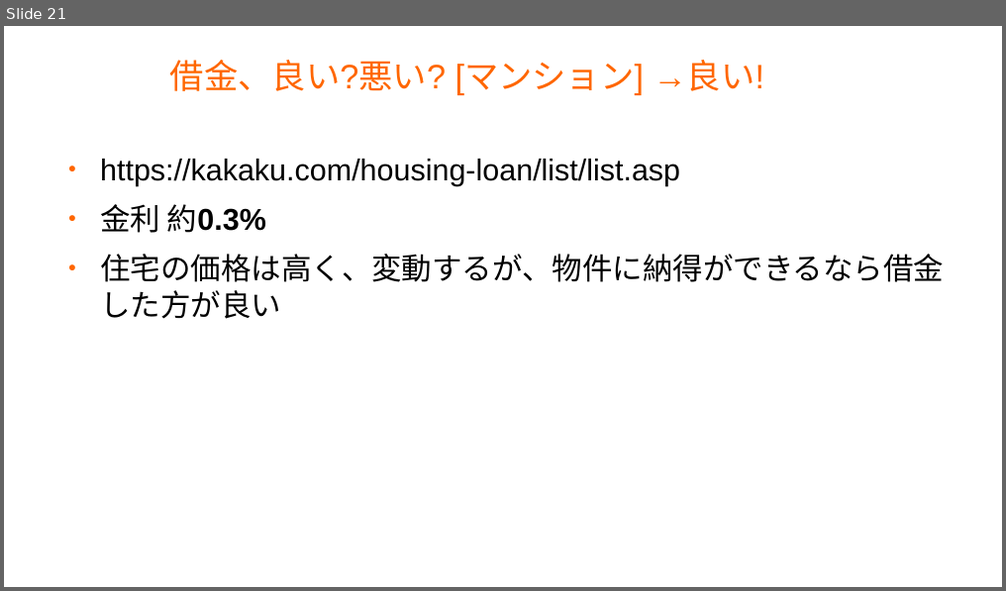
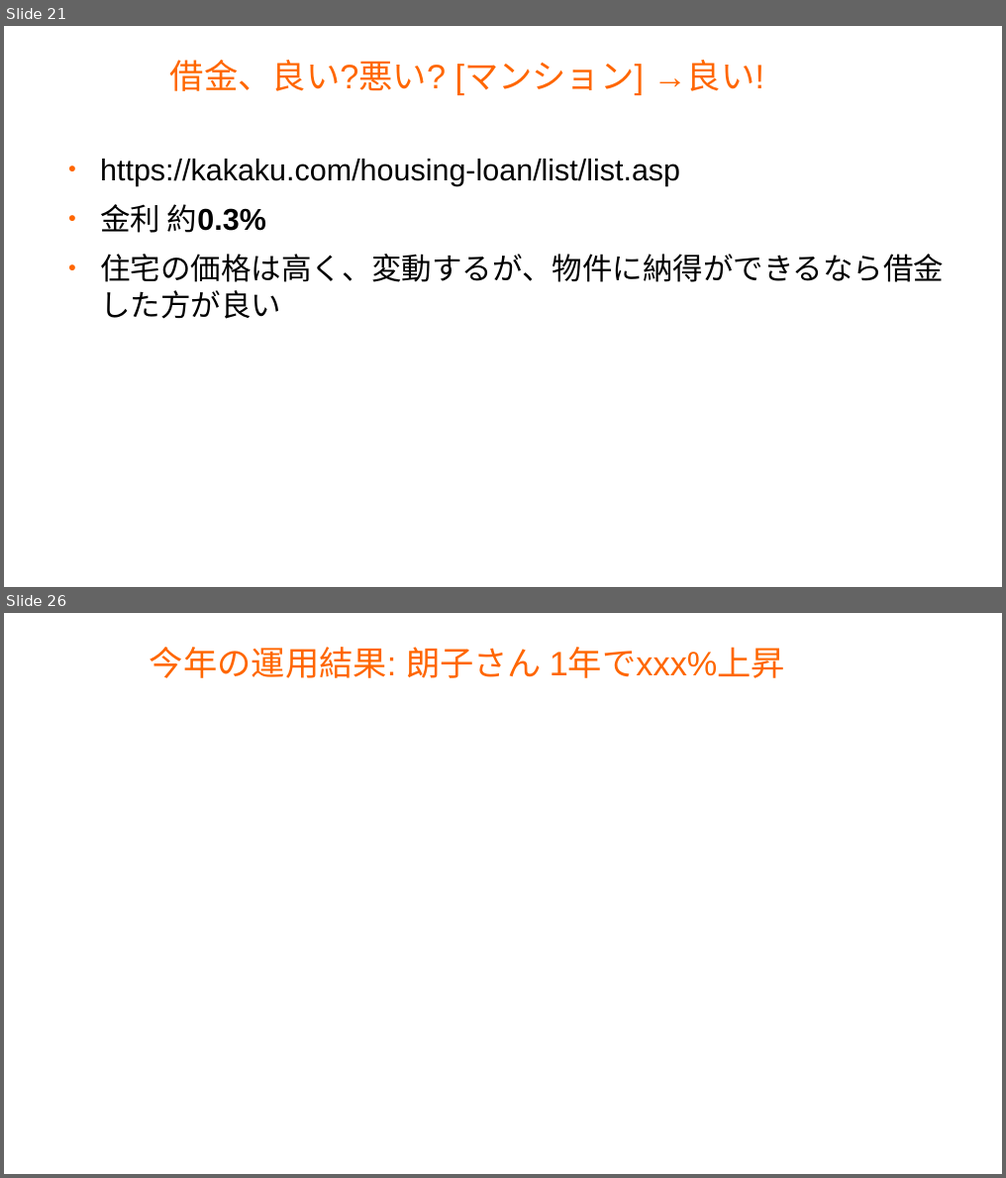
Before and after one commit to master-q/masterq-docs, a slide deck: presentations/20231126-invest_report/20231126-invest_report.odp. Shown one above the other, each under a label of ours: slide 21 before the commit, slides 21 and 26 after it; the slides between them are not shown. The pictures are 1006x591 and 1006x1178 pixels, drawn with LibreOffice and Linux fonts; fonts in the diff are those of the drawing; background and template pictures are left out. Boxes give left, top, right and bottom in pixels: in the first picture for what was removed or moved away, otherwise in the second. Text is boxed around its words. In the diff, an @@ line names an element or a change of style, - is before the commit and + after.

```diff
--- a/presentations/20231126-invest_report/20231126-invest_report.odp
+++ b/presentations/20231126-invest_report/20231126-invest_report.odp
@@ slide 26 added at <box>4,613,1002,1174</box>, background #FFFFFF @@
@@ title added at <box>150,647,785,678</box>, 27 pt, text #FF6600 @@
+今年の運用結果: 朗子さん 1年でxxx%上昇
```
Also in this commit, not shown: 4 slides changed, 10 other slides added.
